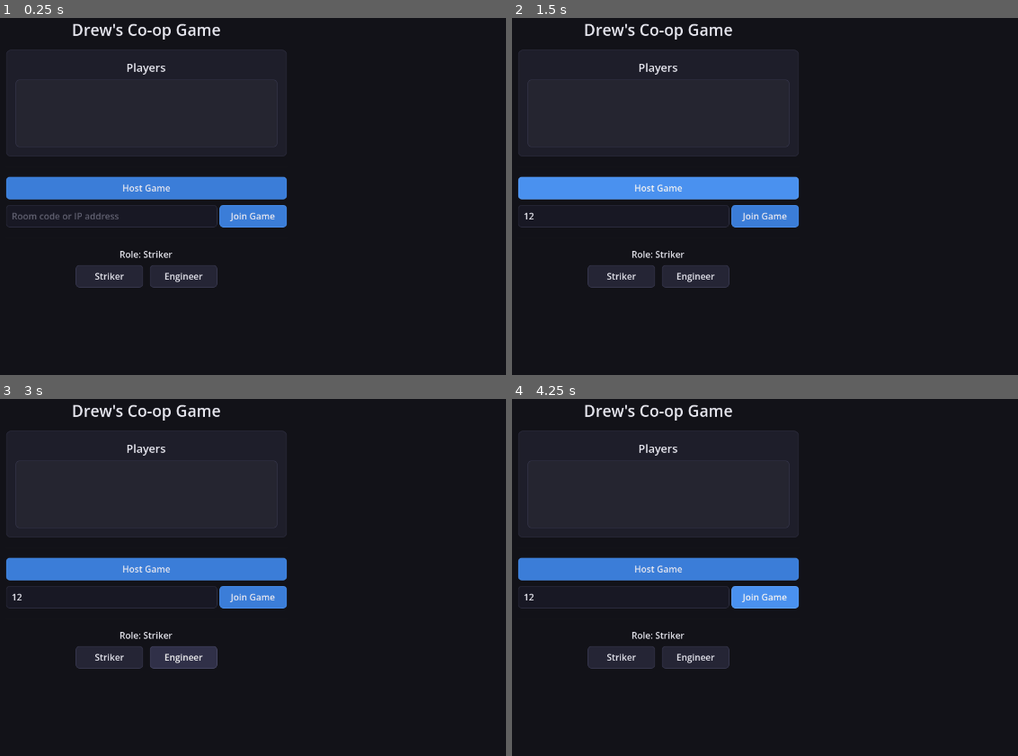
Above: before the commit, frames 1-4 (two rows, left to right).
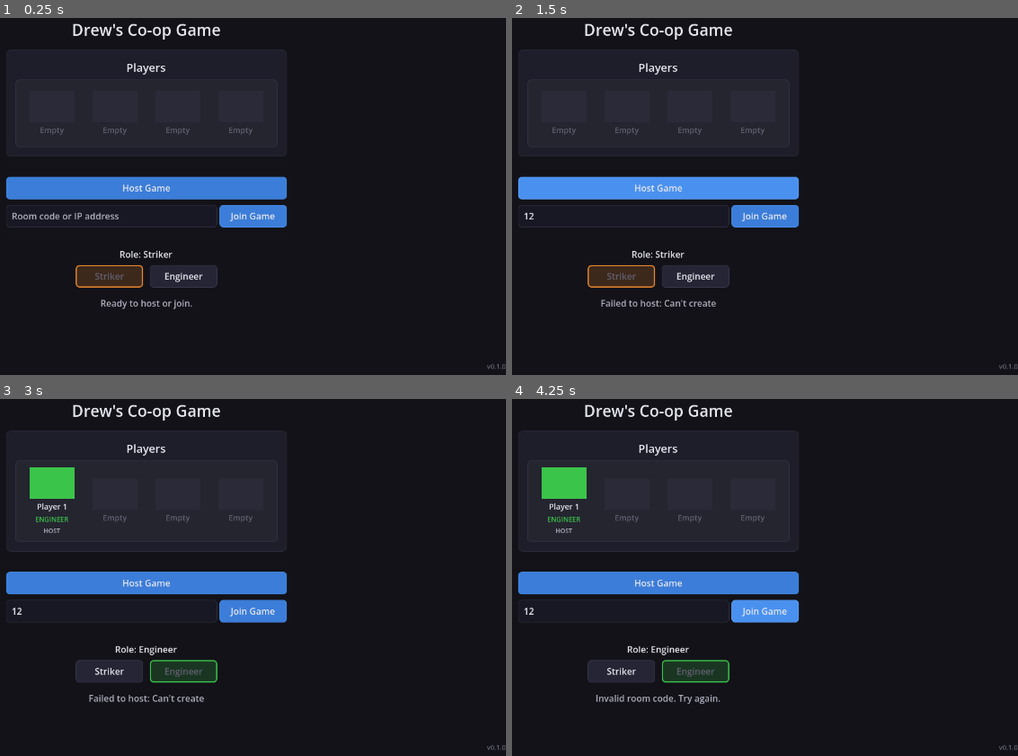
Above: after the commit, the same moments.

Repository: McSchnizzle/drew-coop-game
Game: Godot game, scene res://scenes/lobby.tscn
The game is run twice, just before and just after one commit, with the same random seed, the same clock (stepped at 60 frames per second) and the same inputs.
Inputs (mouse positions are in pixels of both pictures, inside the frame that each line leads up to):
- Up to frame 1 (0.25 s): no input
- Up to frame 2 (1.5 s): click (623, 217) at 0.52 s; type "12" at 0.6 s; click "Host Game" at 1.25 s
- Up to frame 3 (3 s): click (111, 656) at 2 s, where only the run before the commit has a clickable "Striker"; click "Engineer" at 2.75 s
- Up to frame 4 (4.25 s): click "Join Game" at 3.5 s

The runs differ from the first frame. In frame 1, 1.3% of the frame differs, in the area x 2-100%, y 30-99%; in frame 2, 1.2%; in frame 3, 9.2%, in the area x 1-100%, y 19-99%; in frame 4, 9.0%.
Error before the commit: Parse Error: Cannot infer the type of "is_host_player" variable because the value doesn't have a set type. (res://scripts/lobby.gd:267)

Commit message:
Add return-to-lobby with persistent connection, leave button, and version label
Players now return to the lobby after game ends with the ENet connection
still alive. Roles and player stage are preserved so the host can start
a new game immediately. Added red "Leave Lobby" button for disconnecting.
Client can request early return via ReturnButton RPC. Fixed connection_lost
handler so a single peer leaving doesn't reset the host's lobby.

Added version label (bottom-right corner) reading from version.cfg, with
a bump script and pre-commit hook that auto-increments patch on each commit.

Co-Authored-By: Claude Opus 4.6 <noreply@anthropic.com>

Diff:
--- a/game/scenes/lobby.tscn
+++ b/game/scenes/lobby.tscn
@@ -419,3 +419,29 @@
 theme_override_styles/pressed = SubResource("StyleBoxFlat_action_pressed")
 theme_override_styles/disabled = SubResource("StyleBoxFlat_btn_disabled")
 text = "Start Game"
+
+[node name="LeaveButton" type="Button" parent="MainVBox"]
+unique_name_in_owner = true
+layout_mode = 2
+visible = false
+custom_minimum_size = Vector2(0, 40)
+theme_override_colors/font_color = Color(0.91, 0.91, 0.941, 1)
+theme_override_font_sizes/font_size = 16
+text = "Leave Lobby"
+
+[node name="VersionLabel" type="Label" parent="."]
+unique_name_in_owner = true
+layout_mode = 1
+anchors_preset = 3
+anchor_left = 1.0
+anchor_top = 1.0
+anchor_right = 1.0
+anchor_bottom = 1.0
+offset_left = -120.0
+offset_top = -30.0
+grow_horizontal = 0
+grow_vertical = 0
+theme_override_colors/font_color = Color(0.376, 0.376, 0.439, 1)
+theme_override_font_sizes/font_size = 12
+text = ""
+horizontal_alignment = 2
--- a/game/scripts/autoloads/network_manager.gd
+++ b/game/scripts/autoloads/network_manager.gd
@@ -9,6 +9,9 @@
 
 # Role assignments: { peer_id: role_name } — set by lobby, read by game_manager
 var role_assignments: Dictionary = {}
+
+# Set true when returning to lobby from a game (connection stays alive)
+var is_returning_to_lobby: bool = false
 
 
 # ── Public API ─────────────────────────────────────────────────────────────────
@@ -130,6 +133,7 @@
 
 func _on_peer_disconnected(id: int) -> void:
 	print("NetworkManager: Peer disconnected — id %d" % id)
+	role_assignments.erase(id)
 	Events.player_left.emit(id)
 	Events.connection_lost.emit(id, "peer_disconnected")
 
@@ -151,3 +155,7 @@
 	Events.connection_lost.emit(1, "server_disconnected")
 	multiplayer.multiplayer_peer = null
 	peer = null
+	role_assignments.clear()
+	# If we're in the game scene, return to lobby automatically
+	if get_tree().current_scene and get_tree().current_scene.name != "Lobby":
+		get_tree().change_scene_to_file("res://scenes/lobby.tscn")
--- a/game/scripts/game_manager.gd
+++ b/game/scripts/game_manager.gd
@@ -21,7 +21,7 @@
 	# Connect end screen return button (all peers need this).
 	var return_btn = get_node_or_null("UI/HUD/EndScreen/VBoxContainer/ReturnButton")
 	if return_btn:
-		return_btn.pressed.connect(_return_to_lobby)
+		return_btn.pressed.connect(_on_return_button_pressed)
 
 	if not multiplayer.is_server():
 		return
@@ -64,13 +64,36 @@
 
 # ── Return to Lobby ─────────────────────────────────────────────────────────
 
+var _returning: bool = false
+
+
+func _on_return_button_pressed() -> void:
+	if multiplayer.is_server():
+		_return_to_lobby()
+	else:
+		_request_early_return.rpc_id(1)
+
+
 func _return_to_lobby() -> void:
-	# Disconnect multiplayer cleanly, then go back to lobby.
-	if multiplayer.multiplayer_peer:
-		multiplayer.multiplayer_peer.close()
-		multiplayer.multiplayer_peer = null
-	NetworkManager.role_assignments.clear()
+	if _returning:
+		return
+	if not multiplayer.is_server():
+		return
+	_returning = true
+	NetworkManager.is_returning_to_lobby = true
+	_return_all_peers_to_lobby.rpc()
+
+
+@rpc("authority", "call_local", "reliable")
+func _return_all_peers_to_lobby() -> void:
+	NetworkManager.is_returning_to_lobby = true
 	get_tree().change_scene_to_file("res://scenes/lobby.tscn")
+
+
+@rpc("any_peer", "reliable")
+func _request_early_return() -> void:
+	if multiplayer.is_server():
+		_return_to_lobby()
 
 
 # ── Player Spawning ──────────────────────────────────────────────────────────
--- a/game/scripts/lobby.gd
+++ b/game/scripts/lobby.gd
@@ -15,6 +15,8 @@
 @onready var engineer_button: Button = %EngineerButton
 @onready var role_label: Label = %RoleLabel
 @onready var player_slots: HBoxContainer = %PlayerSlots
+@onready var leave_button: Button = %LeaveButton
+@onready var version_label: Label = %VersionLabel
 
 # Player stage constants
 const ROLE_COLORS := {
@@ -38,17 +40,13 @@
 
 
 func _ready() -> void:
-	start_button.visible = false
-	room_code_container.visible = false
-	status_label.text = "Ready to host or join."
-	role_label.text = "Role: Striker"
-
 	host_button.pressed.connect(_on_host_pressed)
 	join_button.pressed.connect(_on_join_pressed)
 	start_button.pressed.connect(_on_start_pressed)
 	copy_button.pressed.connect(_on_copy_pressed)
 	striker_button.pressed.connect(_on_striker_pressed)
 	engineer_button.pressed.connect(_on_engineer_pressed)
+	leave_button.pressed.connect(_on_leave_pressed)
 
 	# Listen for networking events to update lobby state.
 	Events.connection_established.connect(_on_connection_established)
@@ -59,11 +57,51 @@
 	# Apply theme styling and build role active styles
 	_setup_theme()
 
-	# Default visual state for role buttons
+	if NetworkManager.is_returning_to_lobby:
+		_setup_returning_lobby()
+		NetworkManager.is_returning_to_lobby = false
+	else:
+		_setup_fresh_lobby()
+
 	_update_role_buttons()
-
-	# Show initial empty player stage
-	_rebuild_player_stage()
+	_rebuild_player_stage()
+	_load_version()
+
+
+func _setup_fresh_lobby() -> void:
+	start_button.visible = false
+	room_code_container.visible = false
+	leave_button.visible = false
+	status_label.text = "Ready to host or join."
+	role_label.text = "Role: Striker"
+
+
+func _setup_returning_lobby() -> void:
+	_is_host = multiplayer.is_server()
+	_connected_player_count = NetworkManager.role_assignments.size()
+
+	# Recover this peer's selected role
+	var my_id := multiplayer.get_unique_id()
+	_selected_role = NetworkManager.role_assignments.get(my_id, "striker")
+	role_label.text = "Role: %s" % _selected_role.capitalize()
+
+	# Already connected — disable host/join controls
+	host_button.disabled = true
+	join_button.disabled = true
+	address_input.editable = false
+	leave_button.visible = true
+
+	if _is_host:
+		var ip := NetworkManager.get_local_ip()
+		_room_code = NetworkManager.ip_to_room_code(ip)
+		room_code_label.text = "Room Code:  %s" % _room_code
+		room_code_container.visible = true
+		start_button.visible = _connected_player_count >= 2
+		status_label.text = "Players connected: %d" % _connected_player_count
+	else:
+		room_code_container.visible = false
+		start_button.visible = false
+		status_label.text = "Connected. Waiting for host to start..."
 
 
 # ── Theme Setup ───────────────────────────────────────────────────────────────
@@ -249,6 +287,33 @@
 	role_label.add_theme_color_override("font_color", TEXT_PRIMARY)
 	room_code_label.add_theme_color_override("font_color", TEXT_PRIMARY)
 
+	# -- Leave button (red/danger style) --
+	var leave_normal := StyleBoxFlat.new()
+	leave_normal.bg_color = Color(0.698, 0.133, 0.133, 1)
+	leave_normal.border_color = Color(0.831, 0.200, 0.200, 1)
+	leave_normal.set_border_width_all(1)
+	leave_normal.set_corner_radius_all(6)
+	leave_normal.content_margin_left = 12.0
+	leave_normal.content_margin_top = 6.0
+	leave_normal.content_margin_right = 12.0
+	leave_normal.content_margin_bottom = 6.0
+
+	var leave_hover := StyleBoxFlat.new()
+	leave_hover.bg_color = Color(0.831, 0.200, 0.200, 1)
+	leave_hover.border_color = Color(0.933, 0.300, 0.300, 1)
+	leave_hover.set_border_width_all(1)
+	leave_hover.set_corner_radius_all(6)
+	leave_hover.content_margin_left = 12.0
+	leave_hover.content_margin_top = 6.0
+	leave_hover.content_margin_right = 12.0
+	leave_hover.content_margin_bottom = 6.0
+
+	leave_button.add_theme_stylebox_override("normal", leave_normal)
+	leave_button.add_theme_stylebox_override("hover", leave_hover)
+	leave_button.add_theme_stylebox_override("pressed", btn_pressed)
+	leave_button.add_theme_color_override("font_color", TEXT_PRIMARY)
+	leave_button.add_theme_color_override("font_hover_color", TEXT_PRIMARY)
+
 
 # ── Player Stage ──────────────────────────────────────────────────────────────
 
@@ -264,7 +329,7 @@
 	var player_ids: Array = NetworkManager.role_assignments.keys()
 	for pid in player_ids:
 		var role: String = NetworkManager.role_assignments.get(pid, "striker")
-		var is_host_player := (pid == 1)
+		var is_host_player: bool = (pid == 1)
 		_add_player_slot(pid, role, is_host_player)
 
 	# Fill remaining with empty slots
@@ -410,6 +475,7 @@
 
 	# Register host's role
 	NetworkManager.role_assignments[1] = _selected_role
+	leave_button.visible = true
 	_rebuild_player_stage()
 
 
@@ -453,6 +519,26 @@
 		copy_button.text = "Copy"
 
 
+func _on_leave_pressed() -> void:
+	if multiplayer.multiplayer_peer:
+		multiplayer.multiplayer_peer.close()
+		multiplayer.multiplayer_peer = null
+	NetworkManager.peer = null
+	NetworkManager.role_assignments.clear()
+	NetworkManager.is_returning_to_lobby = false
+
+	# Reset to fresh lobby state
+	_is_host = false
+	_connected_player_count = 0
+	_room_code = ""
+	host_button.disabled = false
+	join_button.disabled = false
+	address_input.editable = true
+	leave_button.visible = false
+	_setup_fresh_lobby()
+	_rebuild_player_stage()
+
+
 func _on_start_pressed() -> void:
 	# Only the host triggers the scene change.
 	if not _is_host:
@@ -472,6 +558,7 @@
 	if not is_host:
 		status_label.text = "Connected to server!"
 		_connected_player_count = 1  # We'll get accurate count from player_joined signals.
+		leave_button.visible = true
 		# Send role selection to server
 		_request_role.rpc_id(1, _selected_role)
 	_rebuild_player_stage()
@@ -490,9 +577,20 @@
 
 
 func _on_connection_lost(_peer_id: int, reason: String) -> void:
+	if reason == "peer_disconnected":
+		# A single peer left — don't reset the whole lobby.
+		# NetworkManager already erased their role_assignment.
+		if multiplayer.is_server():
+			_connected_player_count = NetworkManager.role_assignments.size()
+			_update_lobby_status()
+			_rebuild_player_stage()
+		return
+
+	# Server disconnected or connection failed — full reset.
 	status_label.text = "Connection lost: %s" % reason
 	start_button.visible = false
 	room_code_container.visible = false
+	leave_button.visible = false
 	_room_code = ""
 	host_button.disabled = false
 	join_button.disabled = false
@@ -504,6 +602,15 @@
 
 # ── Helpers ────────────────────────────────────────────────────────────────────
 
+func _load_version() -> void:
+	var config := ConfigFile.new()
+	if config.load("res://version.cfg") == OK:
+		var ver: String = config.get_value("version", "version", "0.0.0")
+		version_label.text = "v%s" % ver
+	else:
+		version_label.text = ""
+
+
 func _update_lobby_status() -> void:
 	status_label.text = "Players connected: %d" % _connected_player_count
 	# Show start button only for the host when at least 2 players are present.
--- a/game/scripts/wave_manager.gd
+++ b/game/scripts/wave_manager.gd
@@ -288,8 +288,10 @@
 
 	end_screen.visible = true
 
-	# Auto-return to lobby after 8 seconds.
+	# Auto-return to lobby after 8 seconds (server triggers for all peers).
 	get_tree().create_timer(8.0).timeout.connect(func():
+		if not multiplayer.is_server():
+			return
 		var game_mgr = get_tree().current_scene
 		if is_instance_valid(game_mgr) and game_mgr.has_method("_return_to_lobby"):
 			game_mgr._return_to_lobby()
--- /dev/null
+++ b/game/version.cfg
@@ -0,0 +1,2 @@
+[version]
+version="0.1.0"
Not shown, added: scripts/update_version.sh
